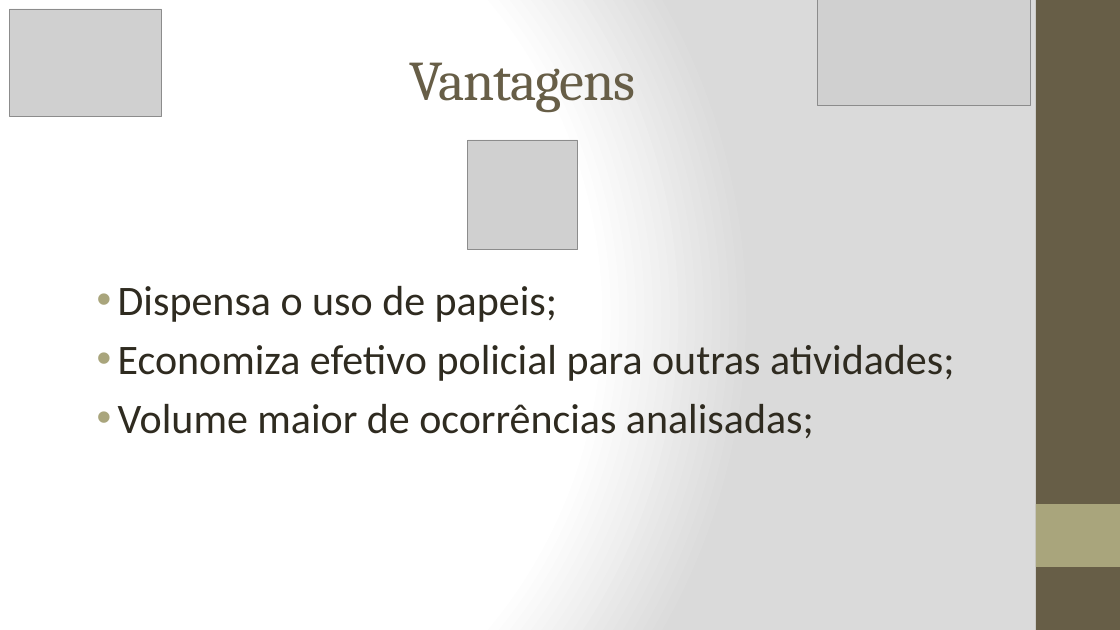
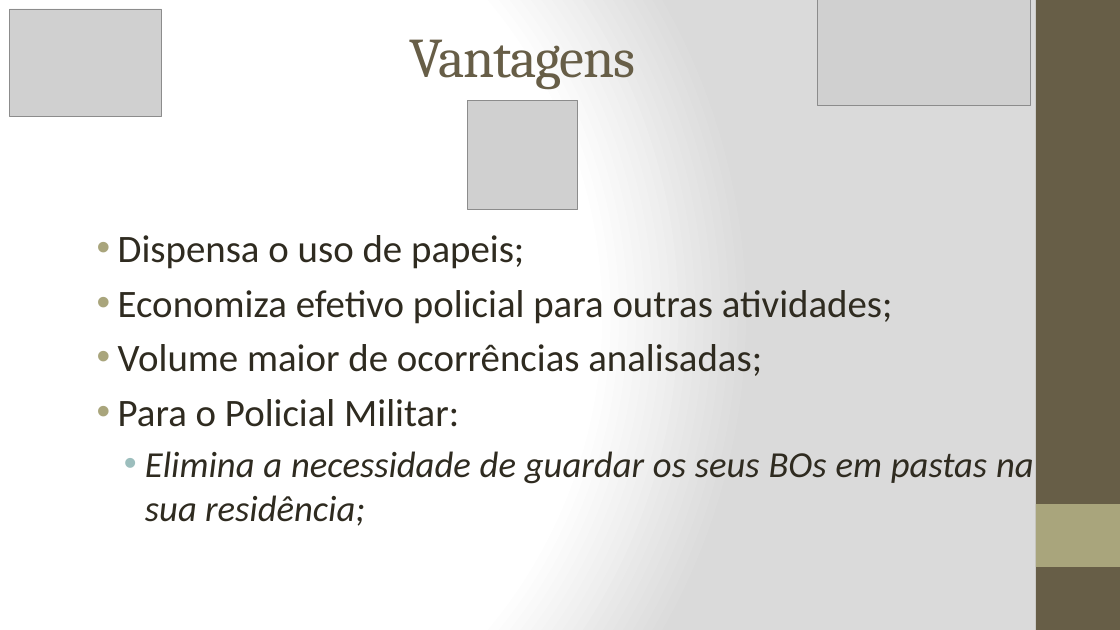
Before and after one commit to marlonscastro/estagiotcc, a slide deck: slide 13 of Apresentação_PPT.pptx (slide 14 before the commit). Drawn at 1120x630 pixels with LibreOffice and Linux fonts; fonts in the diff are those of the drawing; grey boxes stand for pictures. Boxes give left, top, right and bottom in pixels: in the first picture for what was removed or moved away, otherwise in the second. Text is boxed around its words. In the diff, an @@ line names an element or a change of style, - is before the commit and + after.

```diff
--- a/Apresentação_PPT.pptx
+++ b/Apresentação_PPT.pptx
@@ title "Vantagens" moved from (x1=410, y1=62, x2=636, y2=112) to (x1=410, y1=39, x2=636, y2=89) @@
@@ picture moved from (x1=468, y1=140, x2=578, y2=250) to (x1=468, y1=100, x2=578, y2=210) @@
@@ text "Dispensa o uso de papeis;" moved from (x1=118, y1=286, x2=954, y2=438) to (x1=118, y1=235, x2=1034, y2=526) @@
@@ text at (x1=118, y1=235, x2=893, y2=376): size 36 to 33.3 pt in "Dispensa o uso de papeis;", "Economiza efetivo policial para outras atividades;", "Volume maior de ocorrências analisadas;" @@
@@ text at (x1=118, y1=399, x2=1034, y2=526): paragraphs added @@
+• Para o Policial Militar:
+  • Elimina a necessidade de guardar os seus BOs em pastas na sua residência;
```
Also in this commit, not shown: 8 other slides changed, 9 slides added, 14 slides removed, 3 other files.
